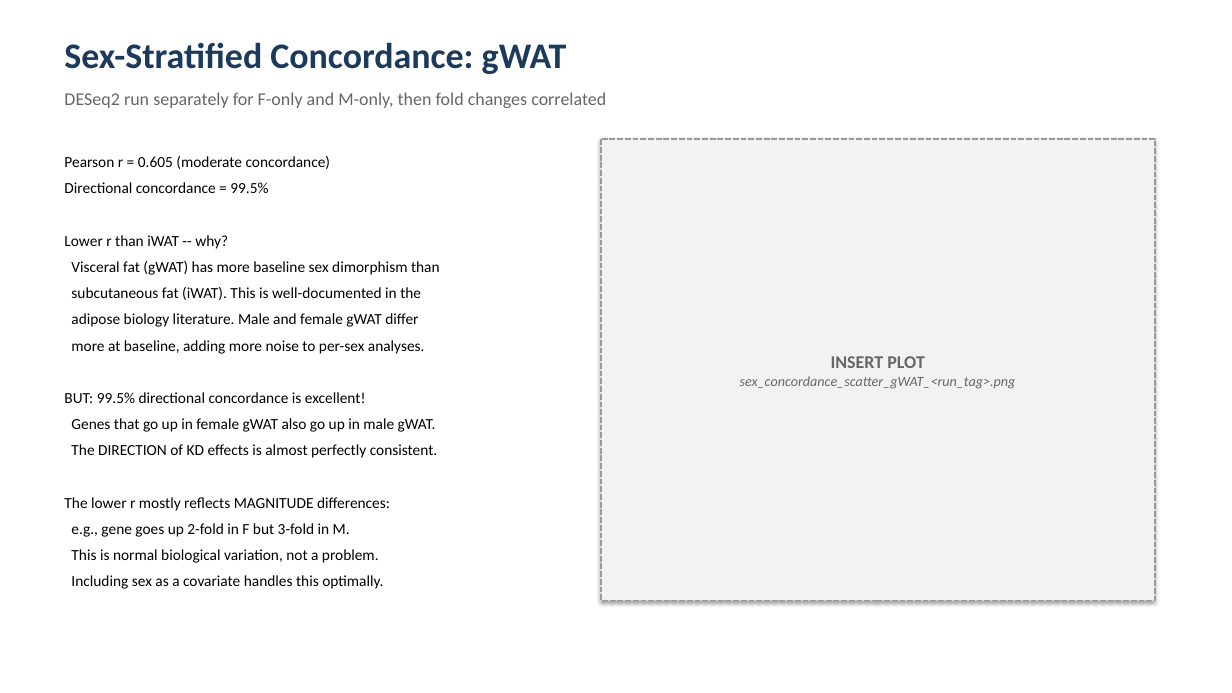
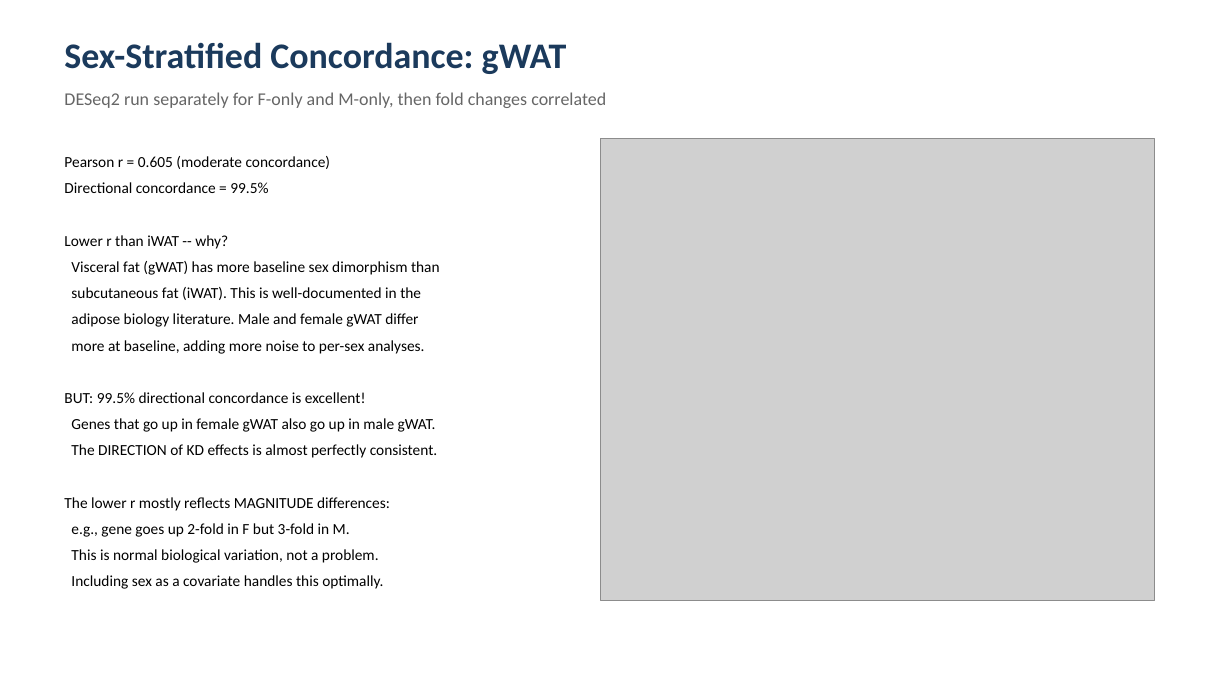
Before and after one commit to lkingcpdtka-ux/KAT8-Project, a slide deck: slide 15 of Results/KAT8_sex_interaction_presentation.pptx. Drawn at 1232x693 pixels with LibreOffice and Linux fonts; fonts in the diff are those of the drawing; grey boxes stand for pictures. Boxes give left, top, right and bottom in pixels: in the first picture for what was removed or moved away, otherwise in the second. Text is boxed around its words. In the diff, an @@ line names an element or a change of style, - is before the commit and + after.

```diff
--- a/Results/KAT8_sex_interaction_presentation.pptx
+++ b/Results/KAT8_sex_interaction_presentation.pptx
@@ rectangle removed at (601, 139, 1155, 601) @@
-INSERT PLOT
-sex_concordance_scatter_gWAT_<run_tag>.png
@@ picture added at (601, 139, 1155, 601) @@
```
Also in this commit, not shown: 6 other slides changed, 1 slide added, 1 other file.
